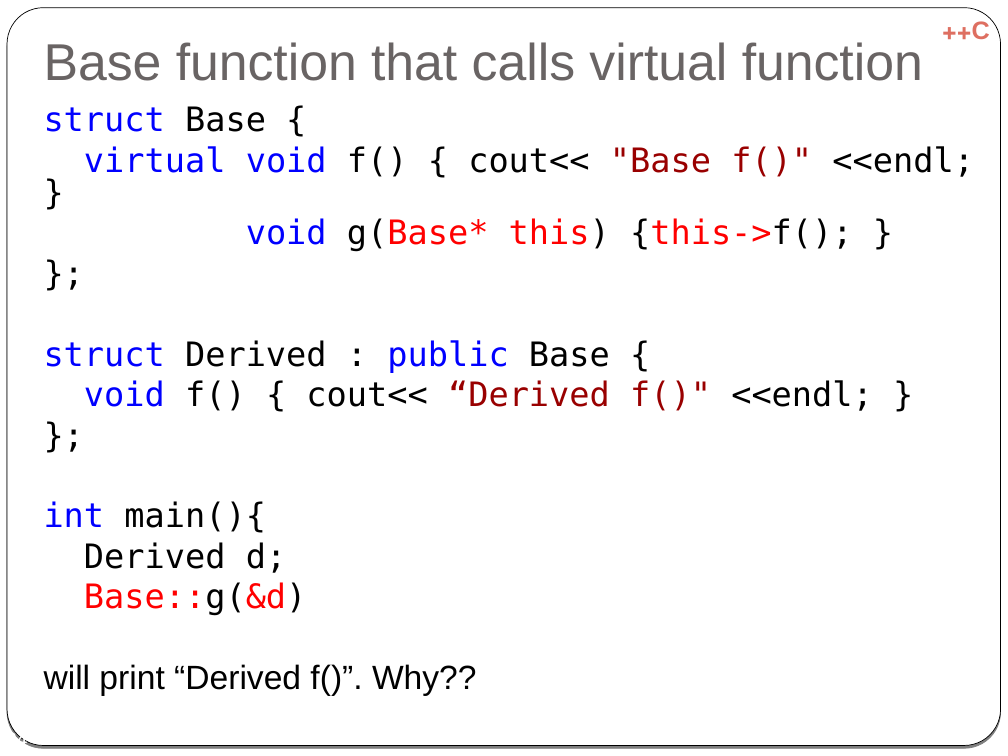
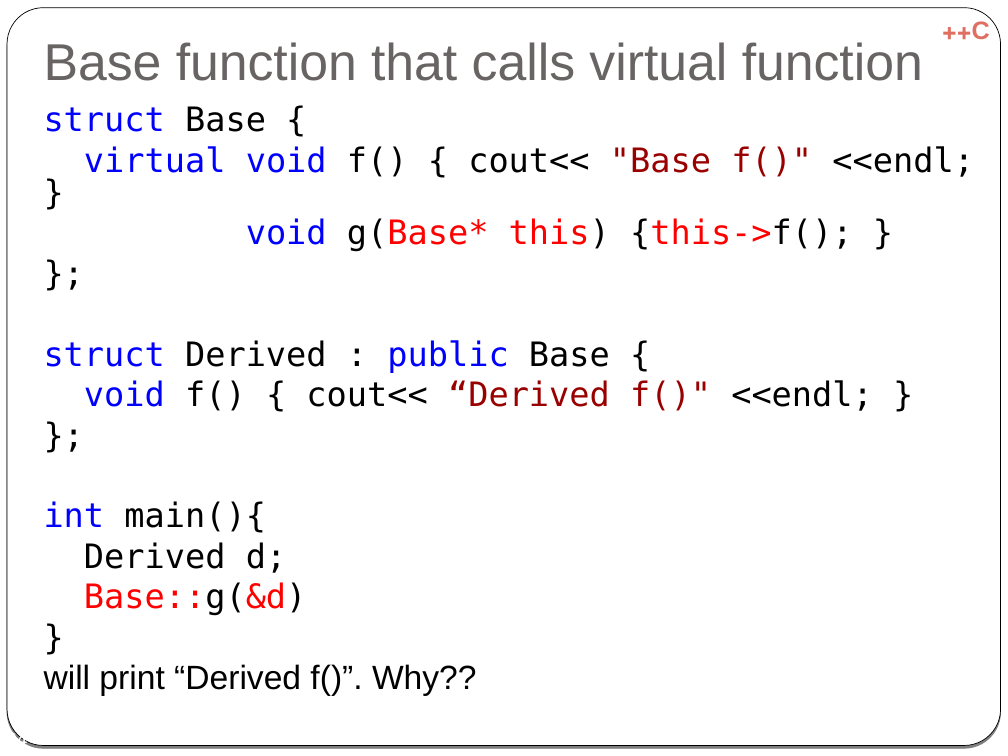
Before and after one commit to cpp-at-ariel/cpp-5778, a slide deck: slide 24 of week06-inheritance/slides-virtual.odp. Drawn at 1008x756 pixels with LibreOffice and Linux fonts; fonts in the diff are those of the drawing. Boxes give left, top, right and bottom in pixels: in the first picture for what was removed or moved away, otherwise in the second. Text is boxed around its words. In the diff, an @@ line names an element or a change of style, - is before the commit and + after.

```diff
--- a/week06-inheritance/slides-virtual.odp
+++ b/week06-inheritance/slides-virtual.odp
@@ text at [44,106,974,696]: paragraph added @@
+}
```
Also in this commit, not shown: 6 other slides changed, 3 other files.
